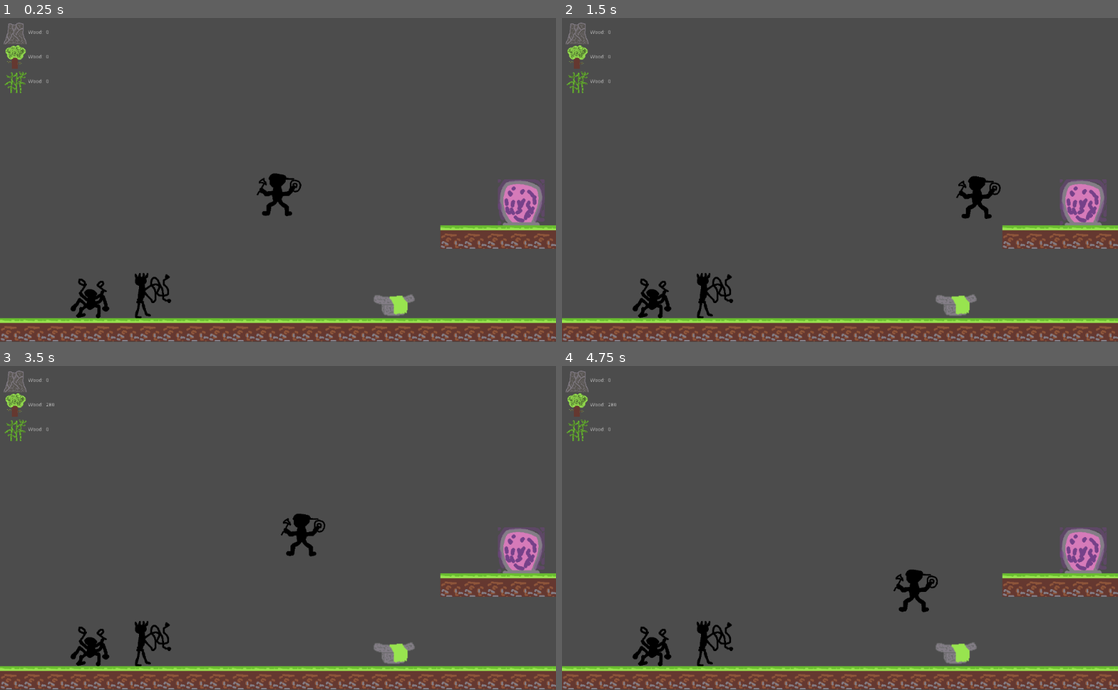
Above: before the commit, frames 1-4 (two rows, left to right).
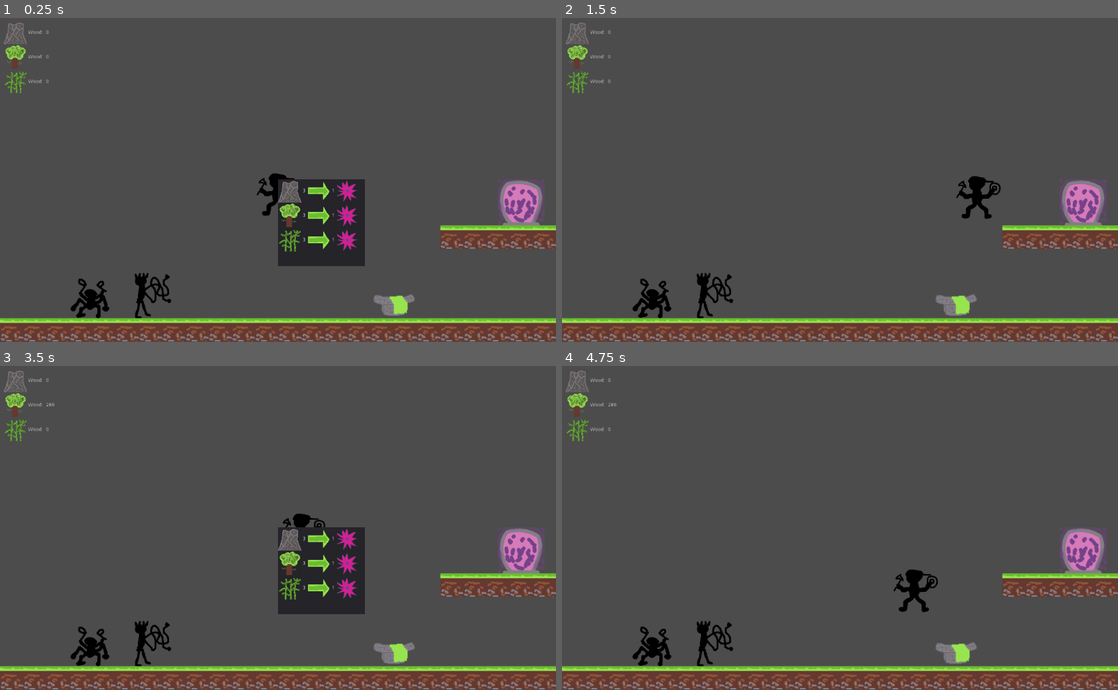
Above: after the commit, the same moments.

Repository: judo347/Project-GatheringPlatform
Game: Godot game, scene res://gamefiles/scenes/World.tscn
Same seed, same stepped clock (60 frames per second), same inputs: the game is played once before the commit and once after it.
Inputs (mouse positions are in pixels of both pictures, inside the frame that each line leads up to):
- Up to frame 1 (0.25 s): no input
- Up to frame 2 (1.5 s): move the mouse to (962, 163) at 0.52 s; hold Right (ui_right) from 0.53 s (still down); click (962, 163) at 0.6 s; tap Up (ui_up) at 0.77 s; move the mouse to (728, 196) at 1.27 s; click (728, 196) at 1.35 s
- Up to frame 3 (3.5 s): tap Up (ui_up) at 1.52, 3.02 s; move the mouse to (333, 456) at 2.02 s; release Right (ui_right) at 2.03 s; hold Left (ui_left) 2.03-2.78 s; click (333, 456) at 2.1 s; move the mouse to (250, 592) at 2.77 s; hold Right (ui_right) from 2.78 s (still down); click (250, 592) at 2.85 s
- Up to frame 4 (4.75 s): move the mouse to (1006, 576) at 3.52 s; click (1006, 576) at 3.6 s; tap Up (ui_up) at 3.77, 4.52 s; move the mouse to (673, 479) at 4.27 s; release Right (ui_right) at 4.28 s; hold Left (ui_left) from 4.28 s (still down); click (673, 479) at 4.35 s

The runs differ from the first frame. In frame 1, 4.1% of the frame differs, in the area x 50-66%, y 49-77%; in frame 2, nothing differs; in frame 3, 4.1%; in frame 4, nothing differs.

Commit message:
You can now convert your materials to skillpoints through the MaterialConverter bench.

Diff:
--- a/Project-Gathering Platform/gamefiles/scenes/World.tscn
+++ b/Project-Gathering Platform/gamefiles/scenes/World.tscn
@@ -12,10 +12,13 @@
 [ext_resource path="res://resources/01/Portal001.png" type="Texture" id=10]
 [ext_resource path="res://gamefiles/tilesets/tileset02.tres" type="TileSet" id=11]
 [ext_resource path="res://gamefiles/scripts/UIManager.gd" type="Script" id=12]
-[ext_resource path="res://gamefiles/scripts/PermanentUIManager.gd" type="Script" id=13]
+[ext_resource path="res://gamefiles/scripts/MaterialConverter.gd" type="Script" id=13]
 [ext_resource path="res://resources/01/Material002.png" type="Texture" id=14]
-[ext_resource path="res://resources/01/Material003.png" type="Texture" id=15]
-[ext_resource path="res://resources/01/Material001.png" type="Texture" id=16]
+[ext_resource path="res://resources/01/Arrow001.png" type="Texture" id=15]
+[ext_resource path="res://resources/01/Skillpoint001.png" type="Texture" id=16]
+[ext_resource path="res://resources/01/Material003.png" type="Texture" id=17]
+[ext_resource path="res://resources/01/Material001.png" type="Texture" id=18]
+[ext_resource path="res://gamefiles/scripts/PermanentUIManager.gd" type="Script" id=19]
 
 [sub_resource type="RectangleShape2D" id=1]
 extents = Vector2( 64, 32 )
@@ -139,16 +142,127 @@
 script = ExtResource( 12 )
 
 [node name="MaterialConverter" type="Panel" parent="UImaster"]
-visible = false
+editor/display_folded = true
 margin_right = 240.0
 margin_bottom = 240.0
 grow_horizontal = 2
 size_flags_horizontal = 0
+script = ExtResource( 13 )
+
+[node name="VBoxContainer" type="VBoxContainer" parent="UImaster/MaterialConverter"]
+margin_right = 40.0
+margin_bottom = 40.0
+
+[node name="HBoxContainer" type="HBoxContainer" parent="UImaster/MaterialConverter/VBoxContainer"]
+margin_right = 224.0
+margin_bottom = 64.0
+
+[node name="Resource" type="TextureRect" parent="UImaster/MaterialConverter/VBoxContainer/HBoxContainer"]
+margin_right = 64.0
+margin_bottom = 64.0
+texture = ExtResource( 14 )
+
+[node name="Resource_count" type="Label" parent="UImaster/MaterialConverter/VBoxContainer/HBoxContainer"]
+margin_left = 68.0
+margin_top = 25.0
+margin_right = 76.0
+margin_bottom = 39.0
+text = "3"
+
+[node name="Arrow" type="TextureRect" parent="UImaster/MaterialConverter/VBoxContainer/HBoxContainer"]
+margin_left = 80.0
+margin_right = 144.0
+margin_bottom = 64.0
+texture = ExtResource( 15 )
+
+[node name="Skillpoint_count" type="Label" parent="UImaster/MaterialConverter/VBoxContainer/HBoxContainer"]
+margin_left = 148.0
+margin_top = 25.0
+margin_right = 156.0
+margin_bottom = 39.0
+text = "1"
+
+[node name="Skillpoint" type="TextureRect" parent="UImaster/MaterialConverter/VBoxContainer/HBoxContainer"]
+margin_left = 160.0
+margin_right = 224.0
+margin_bottom = 64.0
+texture = ExtResource( 16 )
+
+[node name="HBoxContainer2" type="HBoxContainer" parent="UImaster/MaterialConverter/VBoxContainer"]
+margin_top = 68.0
+margin_right = 224.0
+margin_bottom = 132.0
+
+[node name="Resource" type="TextureRect" parent="UImaster/MaterialConverter/VBoxContainer/HBoxContainer2"]
+margin_right = 64.0
+margin_bottom = 64.0
+texture = ExtResource( 17 )
+
+[node name="Resource_count" type="Label" parent="UImaster/MaterialConverter/VBoxContainer/HBoxContainer2"]
+margin_left = 68.0
+margin_top = 25.0
+margin_right = 76.0
+margin_bottom = 39.0
+text = "3"
+
+[node name="Arrow" type="TextureRect" parent="UImaster/MaterialConverter/VBoxContainer/HBoxContainer2"]
+margin_left = 80.0
+margin_right = 144.0
+margin_bottom = 64.0
+texture = ExtResource( 15 )
+
+[node name="Skillpoint_count" type="Label" parent="UImaster/MaterialConverter/VBoxContainer/HBoxContainer2"]
+margin_left = 148.0
+margin_top = 25.0
+margin_right = 156.0
+margin_bottom = 39.0
+text = "1"
+
+[node name="Skillpoint" type="TextureRect" parent="UImaster/MaterialConverter/VBoxContainer/HBoxContainer2"]
+margin_left = 160.0
+margin_right = 224.0
+margin_bottom = 64.0
+texture = ExtResource( 16 )
+
+[node name="HBoxContainer3" type="HBoxContainer" parent="UImaster/MaterialConverter/VBoxContainer"]
+margin_top = 136.0
+margin_right = 224.0
+margin_bottom = 200.0
+
+[node name="Resource" type="TextureRect" parent="UImaster/MaterialConverter/VBoxContainer/HBoxContainer3"]
+margin_right = 64.0
+margin_bottom = 64.0
+texture = ExtResource( 18 )
+
+[node name="Resource_count" type="Label" parent="UImaster/MaterialConverter/VBoxContainer/HBoxContainer3"]
+margin_left = 68.0
+margin_top = 25.0
+margin_right = 76.0
+margin_bottom = 39.0
+text = "3"
+
+[node name="Arrow" type="TextureRect" parent="UImaster/MaterialConverter/VBoxContainer/HBoxContainer3"]
+margin_left = 80.0
+margin_right = 144.0
+margin_bottom = 64.0
+texture = ExtResource( 15 )
+
+[node name="Skillpoint_count" type="Label" parent="UImaster/MaterialConverter/VBoxContainer/HBoxContainer3"]
+margin_left = 148.0
+margin_top = 25.0
+margin_right = 156.0
+margin_bottom = 39.0
+text = "1"
+
+[node name="Skillpoint" type="TextureRect" parent="UImaster/MaterialConverter/VBoxContainer/HBoxContainer3"]
+margin_left = 160.0
+margin_right = 224.0
+margin_bottom = 64.0
+texture = ExtResource( 16 )
 
 [node name="PermanentUI" type="Node2D" parent="UImaster"]
-editor/display_folded = true
 position = Vector2( -768, -448 )
-script = ExtResource( 13 )
+script = ExtResource( 19 )
 
 [node name="MarginContainer" type="MarginContainer" parent="UImaster/PermanentUI"]
 margin_left = 10.0
@@ -237,3 +351,9 @@
 [connection signal="body_exited" from="CharacterSelection/Slot2" to="CharacterSelection" method="_on_Area2D_body_exited" binds= [ 2 ]]
 [connection signal="body_entered" from="CharacterSelection/Slot3" to="CharacterSelection" method="_on_Area2D_body_entered" binds= [ 3 ]]
 [connection signal="body_exited" from="CharacterSelection/Slot3" to="CharacterSelection" method="_on_Area2D_body_exited" binds= [ 3 ]]
+[connection signal="mouse_entered" from="UImaster/MaterialConverter/VBoxContainer/HBoxContainer/Arrow" to="UImaster/MaterialConverter" method="mouse_entered_material_arrow" binds= [ 0 ]]
+[connection signal="mouse_exited" from="UImaster/MaterialConverter/VBoxContainer/HBoxContainer/Arrow" to="UImaster/MaterialConverter" method="mouse_exit_material_arrow" binds= [ 0 ]]
+[connection signal="mouse_entered" from="UImaster/MaterialConverter/VBoxContainer/HBoxContainer2/Arrow" to="UImaster/MaterialConverter" method="mouse_entered_material_arrow" binds= [ 1 ]]
+[connection signal="mouse_exited" from="UImaster/MaterialConverter/VBoxContainer/HBoxContainer2/Arrow" to="UImaster/MaterialConverter" method="mouse_exit_material_arrow" binds= [ 1 ]]
+[connection signal="mouse_entered" from="UImaster/MaterialConverter/VBoxContainer/HBoxContainer3/Arrow" to="UImaster/MaterialConverter" method="mouse_entered_material_arrow" binds= [ 2 ]]
+[connection signal="mouse_exited" from="UImaster/MaterialConverter/VBoxContainer/HBoxContainer3/Arrow" to="UImaster/MaterialConverter" method="mouse_exit_material_arrow" binds= [ 2 ]]
--- /dev/null
+++ b/Project-Gathering Platform/gamefiles/scripts/MaterialConverter.gd
@@ -0,0 +1,46 @@
+extends Panel
+
+var mouseIsOver_stone = false
+var mouseIsOver_wood = false
+var mouseIsOver_grass = false
+
+func material_converter_tick():
+	if Input.is_action_just_pressed("ui_mouse_left"):
+		if mouseIsOver_stone:
+			if playerInventory.material_stone_count >= 3:
+				playerInventory.material_stone_count -= 3
+				playerInventory.skillpoints += 1
+		elif mouseIsOver_wood:
+			if playerInventory.material_wood_count >= 3:
+				playerInventory.material_wood_count -= 3
+				playerInventory.skillpoints += 1
+		elif mouseIsOver_grass:
+			if playerInventory.material_grass_count >= 3:
+				playerInventory.material_grass_count -= 3
+				playerInventory.skillpoints += 1
+
+		# Update UI
+		get_parent().get_node("PermanentUI").update_material_labels()
+
+func mouse_entered_material_arrow(arrow_number):
+	print("Triigered: ", arrow_number)
+
+	match arrow_number:
+		0: mouseIsOver_stone = true
+		1: mouseIsOver_wood = true
+		2: mouseIsOver_grass = true
+
+func mouse_exit_material_arrow(arrow_number):
+	print("Triigered: ", arrow_number)
+
+	match arrow_number:
+		0: mouseIsOver_stone = false
+		1: mouseIsOver_wood = false
+		2: mouseIsOver_grass = false
+
+# Called when the node enters the scene tree for the first time.
+func _ready():
+	pass # Replace with function body.
+
+func convert_material_to_skillpoint(type):
+	pass
--- a/Project-Gathering Platform/gamefiles/scripts/PermanentUIManager.gd
+++ b/Project-Gathering Platform/gamefiles/scripts/PermanentUIManager.gd
@@ -10,6 +10,9 @@
 	label_stone_value = get_node("MarginContainer/HBoxContainer/InfoBars/BarStone/Value")
 	label_wood_value = get_node("MarginContainer/HBoxContainer/InfoBars/BarWood/Value")
 
+	update_material_labels()
+
+func update_material_labels():
 	set_material_label_values(playerInventory.material_wood_count,
 								playerInventory.material_grass_count,
 								playerInventory.material_stone_count)
--- a/Project-Gathering Platform/gamefiles/scripts/UIManager.gd
+++ b/Project-Gathering Platform/gamefiles/scripts/UIManager.gd
@@ -11,6 +11,7 @@
 # Called every frame. 'delta' is the elapsed time since the previous frame.
 func _process(delta):
 
+	get_node("MaterialConverter").material_converter_tick()
 	close_ui_key_checker()
 
 func close_ui_key_checker():
--- a/Project-Gathering Platform/gamefiles/scripts/autoload/playerInventory.gd
+++ b/Project-Gathering Platform/gamefiles/scripts/autoload/playerInventory.gd
@@ -3,6 +3,11 @@
 var material_grass_count = 0
 var material_wood_count = 0
 var material_stone_count = 0
+
+var skillpoints = 0
+
+func add_skillpoint():
+	skillpoints =+ 1
 
 # params: enums.Material, the amount to add
 func add_material(type, amount):
--- a/Project-Gathering Platform/project.godot
+++ b/Project-Gathering Platform/project.godot
@@ -34,6 +34,11 @@
 "events": [ Object(InputEventKey,"resource_local_to_scene":false,"resource_name":"","device":0,"alt":false,"shift":false,"control":false,"meta":false,"command":false,"pressed":false,"scancode":90,"unicode":0,"echo":false,"script":null)
  ]
 }
+ui_mouse_left={
+"deadzone": 0.5,
+"events": [ Object(InputEventMouseButton,"resource_local_to_scene":false,"resource_name":"","device":0,"alt":false,"shift":false,"control":false,"meta":false,"command":false,"button_mask":0,"position":Vector2( 0, 0 ),"global_position":Vector2( 0, 0 ),"factor":1.0,"button_index":1,"pressed":false,"doubleclick":false,"script":null)
+ ]
+}
 
 [rendering]
 
Not shown: 3 places in Project-Gathering Platform/gamefiles/scenes/World.tscn that only renumber resources
Binary file added: Project-Gathering Platform/resources/01/Arrow001.png
Not shown, added: Project-Gathering Platform/resources/01/Arrow001.png.import
Binary file added: Project-Gathering Platform/resources/01/Skillpoint001.png
Not shown, added: Project-Gathering Platform/resources/01/Skillpoint001.png.import
Not shown, added: RawAssets/FirstVersion/Arrow001.aseprite
Not shown, added: RawAssets/FirstVersion/Arrow001.png
Not shown, added: RawAssets/FirstVersion/Skillpoint001.aseprite
Not shown, added: RawAssets/FirstVersion/Skillpoint001.png
